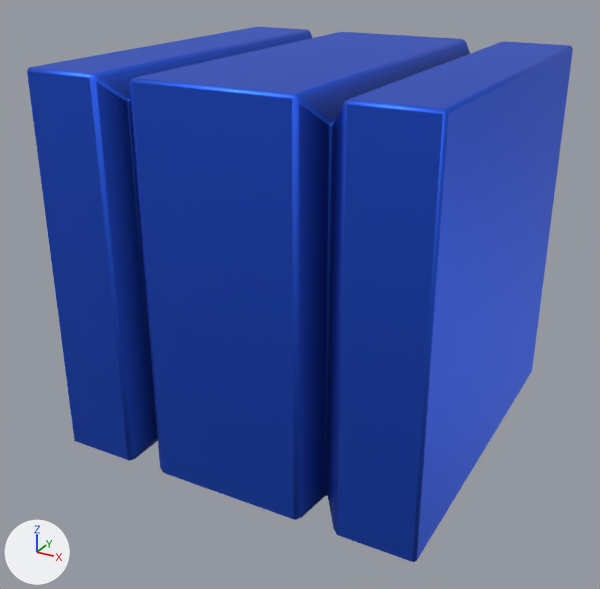
A saved change to the Blender file preassets/blocks.blend.
Before and after are seen from a 50 mm camera at (0.973, -1.888, 0.785) aimed at (-0.024, -0.074, -0.121). Lighting does not change. The marker at lower left points along +X, +Y and +Z. The same objects are shown in both versions, whatever each file hides.

The first picture shows 'structure'.
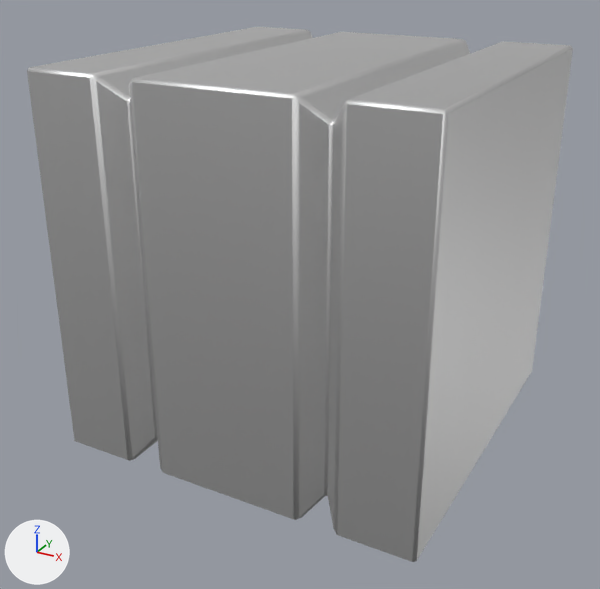
Changed parts and their boxes [x1, y1, x2, y2] in the pictures (600 x 589 px):
'structure', surface changed (blue to grey): [27, 27, 573, 562] in both

Diff of the bpy script that builds the scene:
```diff
--- a/preassets/blocks.blend.py
+++ b/preassets/blocks.blend.py
@@ mat_structure @@
 mat_structure = principled_material('Structure')
-mat_structure.texture = img_structure_albedo_png
+mat_structure.base_color = (0.8, 0.8, 0.8)  # white #e7e7e7
 mat_structure.metallic = 1.0
```
